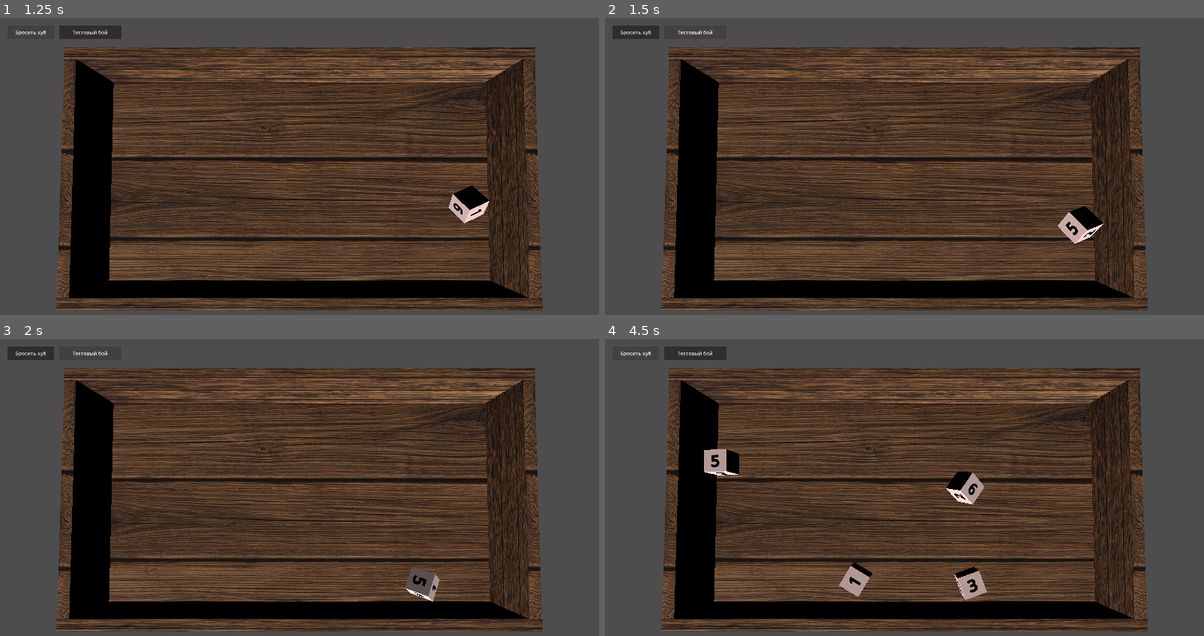
Above: before the commit, frames 1-4 (two rows, left to right).
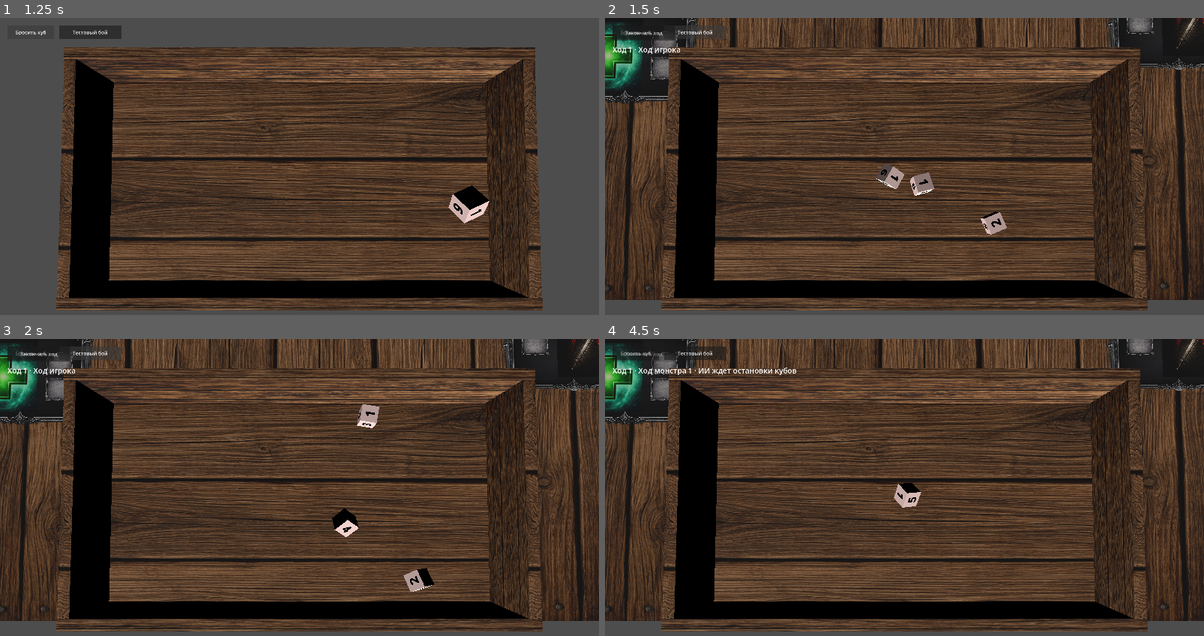
Above: after the commit, the same moments.

Repository: olegbogai-web/dicegame
Game: Godot game, scene res://scenes/board.tscn
Same seed, same stepped clock (60 frames per second), same inputs: the game is played once before the commit and once after it.
Inputs (mouse positions are in pixels of both pictures, inside the frame that each line leads up to):
- Up to frame 1 (1.25 s): click "Бросить куб" at 0.5 s
- Up to frame 2 (1.5 s): click "Тестовый бой" at 1.25 s
- Up to frame 3 (2 s): no input
- Up to frame 4 (4.5 s): click (640, 353) at 2 s, where only the run after the commit has a clickable "Закончить ход"; click "Бросить куб" at 2.75 s; click "Тестовый бой" at 3.5 s; click "Бросить куб" at 4.25 s

Frame 1 is identical in both runs. In frame 2, 27% of the frame differs, in the area x 0-100%, y 0-95%; in frame 3, 27%; in frame 4, 28%.

Commit message:
Adapt battle room to new battle table scene

Diff:
--- a/content/rooms/subclasses/battle_room.gd
+++ b/content/rooms/subclasses/battle_room.gd
@@ -10,12 +10,12 @@
 const BattleTurnRuntime = preload("res://content/combat/runtime/battle_turn_runtime.gd")
 const BattleEffectRuntime = preload("res://content/combat/runtime/battle_effect_runtime.gd")
 
-const PLAYER_SPRITE_POSITION := Vector3(-6.7, 0.41, 0.0)
-const PLAYER_SPRITE_SCALE := Vector3(1.2, 1.2, 1.2)
-const MONSTER_SPRITE_POSITION := Vector3(6.7, 0.41, 0.0)
-const MONSTER_SPRITE_SCALE := Vector3(1.25, 1.25, 1.25)
-const PLAYER_ABILITY_FRAME_POSITION := Vector3(-4.25, 0.405, 0.0)
-const MONSTER_ABILITY_FRAME_POSITION := Vector3(4.25, 0.405, 0.0)
+const PLAYER_SPRITE_POSITION := Vector3(-3.0, 0.01, -2.5)
+const PLAYER_SPRITE_SCALE := Vector3(2.0, 2.0, 2.0)
+const MONSTER_SPRITE_POSITION := Vector3(3.0, 0.01, -2.5)
+const MONSTER_SPRITE_SCALE := Vector3(2.0, 2.0, 2.0)
+const PLAYER_ABILITY_FRAME_POSITION := Vector3(-7.5, 0.01, 0.0)
+const MONSTER_ABILITY_FRAME_POSITION := Vector3(7.4, 0.01, 0.0)
 const STACK_SPACING_Z := 1.85
 const DICE_PLACE_Z_POSITIONS := [-0.557, -0.007, 0.55]
 
--- a/scenes/battle_table.gd
+++ b/scenes/battle_table.gd
@@ -24,14 +24,14 @@
 const ACTIVATION_ANIMATION_DURATION := 0.5
 const ACTIVATION_TARGET_LIFT_Y := 0.4
 
-@onready var _camera: Camera3D = $Camera3D
+@onready var _camera: Camera3D = $battle_camera
 @onready var _board: BoardController = $board
 @onready var _left_floor: MeshInstance3D = $left_floor
 @onready var _right_floor: MeshInstance3D = $right_floor
 @onready var _player_sprite: MeshInstance3D = $player_sprite
 @onready var _monster_sprite_template: MeshInstance3D = $monster_sprite
-@onready var _player_ability_template: MeshInstance3D = $ability_frame
-@onready var _monster_ability_template: MeshInstance3D = $ability_frame2
+@onready var _player_ability_template: MeshInstance3D = $ability_frame2
+@onready var _monster_ability_template: MeshInstance3D = $ability_frame3
 @onready var _end_turn_button: Button = $UI/EndTurnButton
 @onready var _turn_status_label: Label = $UI/TurnStatusLabel
 
--- a/scenes/new_battle_table.tscn
+++ b/scenes/new_battle_table.tscn
@@ -1,6 +1,7 @@
 [gd_scene format=3 uid="uid://bmhmm75b4swd3"]
 
 [ext_resource type="PackedScene" uid="uid://0ssqyi084mdh" path="res://scenes/board.tscn" id="1_47dlb"]
+[ext_resource type="Script" uid="uid://dasggp047n2cm" path="res://scenes/battle_table.gd" id="2_1x3qf"]
 [ext_resource type="Texture2D" uid="uid://dxoj7vm840xgf" path="res://assets/material/dangeon_floor_2.png" id="3_5yklm"]
 [ext_resource type="Texture2D" uid="uid://b6ojmoowtta8k" path="res://assets/ui/base_frame_mid_v2.png" id="4_euvx7"]
 [ext_resource type="Texture2D" uid="uid://bjpqv8q13kqq7" path="res://assets/ui/base_frame_mid.png" id="5_ovkts"]
@@ -69,6 +70,7 @@
 [sub_resource type="PlaneMesh" id="PlaneMesh_v2h1w"]
 
 [node name="Node3D" type="Node3D" unique_id=2051974326]
+script = ExtResource("2_1x3qf")
 
 [node name="board" parent="." unique_id=1670483730 instance=ExtResource("1_47dlb")]
 transform = Transform3D(1.3, 0, 0, 0, 1.3, 0, 0, 0, 1.3, 0, 0.11484551, 4.2813234)
@@ -77,17 +79,22 @@
 transform = Transform3D(1, 0, 0, 0, -4.371139e-08, 1, 0, -1, -4.371139e-08, 0, 21.005013, -4.8104437e-07)
 fov = 38.9
 
-[node name="floor" type="MeshInstance3D" parent="." unique_id=226727710]
-transform = Transform3D(-3.2410608e-07, 0, 13.342034, 0, 1, 0, -7.4146833, 0, -5.831988e-07, -2.608831e-10, 0, -0.0059683397)
+[node name="floor" type="StaticBody3D" parent="." unique_id=495600768]
+transform = Transform3D(0.84, 0, 0, 0, 0.84, 0, 0, 0, 0.84, -0.57, 0.06, 0.539)
+
+[node name="collision" type="CollisionShape3D" parent="floor" unique_id=1737453216]
+transform = Transform3D(0.9999993, 0, 0, 0, 0.39999858, 0, 3.907985e-14, 0, 1.1, 0.66025144, -0.19999993, -0.67599994)
+shape = SubResource("BoxShape3D_co7oy")
+
+[node name="left_floor" type="MeshInstance3D" parent="." unique_id=226727710]
+transform = Transform3D(-3.2410608e-07, 0, 6.671017, 0, 1, 0, -7.4146833, 0, -2.915994e-07, -3.3355086, 0, -0.0059683397)
 material_override = SubResource("StandardMaterial3D_gpgk3")
 mesh = SubResource("PlaneMesh_ub6me")
 
-[node name="StaticBody3D" type="StaticBody3D" parent="floor" unique_id=495600768]
-transform = Transform3D(0.84, 0, 0, 0, 0.84, 0, 0, 0, 0.84, -0.57, 0.06, 0.539)
-
-[node name="collision" type="CollisionShape3D" parent="floor/StaticBody3D" unique_id=1737453216]
-transform = Transform3D(0.9999993, 0, 0, 0, 0.39999858, 0, 3.907985e-14, 0, 1.1, 0.66025144, -0.19999993, -0.67599994)
-shape = SubResource("BoxShape3D_co7oy")
+[node name="right_floor" type="MeshInstance3D" parent="." unique_id=226727711]
+transform = Transform3D(-3.2410608e-07, 0, 6.671017, 0, 1, 0, -7.4146833, 0, -2.915994e-07, 3.3355086, 0, -0.0059683397)
+material_override = SubResource("StandardMaterial3D_gpgk3")
+mesh = SubResource("PlaneMesh_ub6me")
 
 [node name="monster_sprite" type="MeshInstance3D" parent="." unique_id=1998546468]
 transform = Transform3D(2, 0, 0, 0, 2, 0, 0, 0, 2, 3, 0.01, -2.5)
@@ -186,3 +193,20 @@
 transform = Transform3D(-3.156934e-08, 0, -0.48148146, 0, 0.7222223, 0, 0.7222223, 0, -2.1046223e-08, -0.25925922, 0.0055555403, 0)
 material_override = SubResource("StandardMaterial3D_y5gjq")
 mesh = SubResource("PlaneMesh_v2h1w")
+
+[node name="UI" type="CanvasLayer" parent="."]
+
+[node name="EndTurnButton" type="Button" parent="UI"]
+offset_left = 24.0
+offset_top = 24.0
+offset_right = 224.0
+offset_bottom = 72.0
+text = "Закончить ход"
+
+[node name="TurnStatusLabel" type="Label" parent="UI"]
+offset_left = 24.0
+offset_top = 84.0
+offset_right = 544.0
+offset_bottom = 124.0
+theme_override_font_sizes/font_size = 24
+text = "Ожидание боя"
--- a/ui/scripts/board_controller.gd
+++ b/ui/scripts/board_controller.gd
@@ -7,7 +7,7 @@
 @export_category("Board References")
 @export var floor_path: NodePath = ^"floor"
 @export var default_dice_scene: PackedScene
-@export_file("*.tscn") var test_battle_scene_path := "res://scenes/battle_table.tscn"
+@export_file("*.tscn") var test_battle_scene_path := "res://scenes/new_battle_table.tscn"
 
 @export_category("Spawn Bounds")
 @export var spawn_bounds_margin: Vector2 = Vector2(0.15, 0.15)
